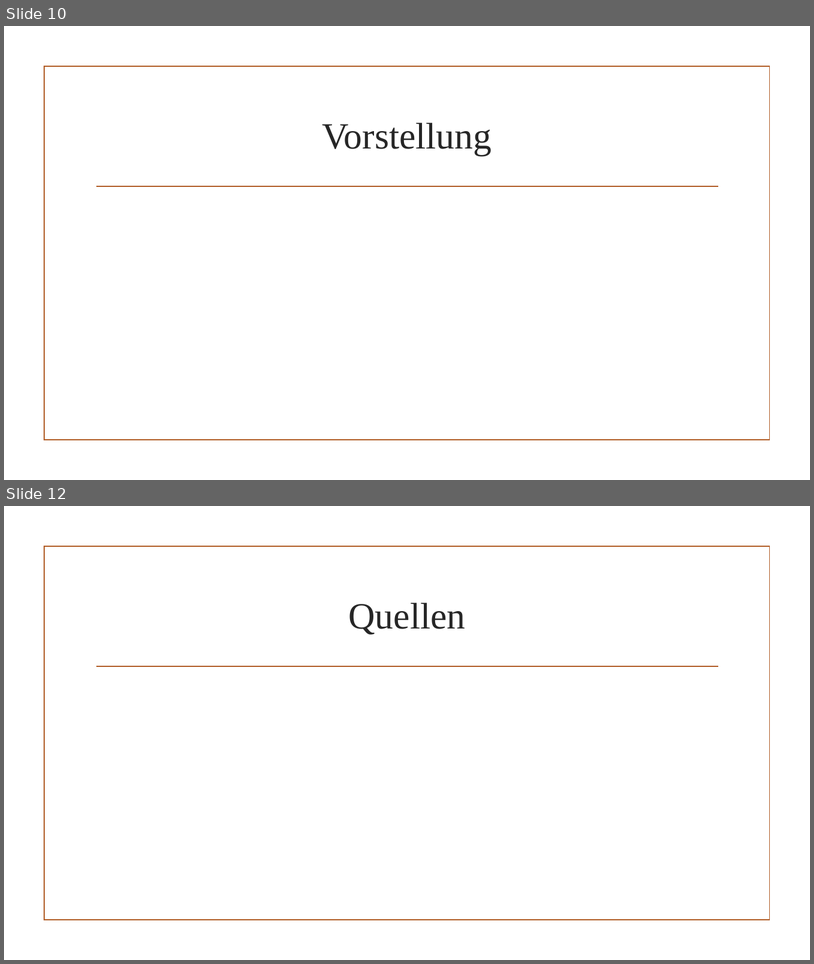
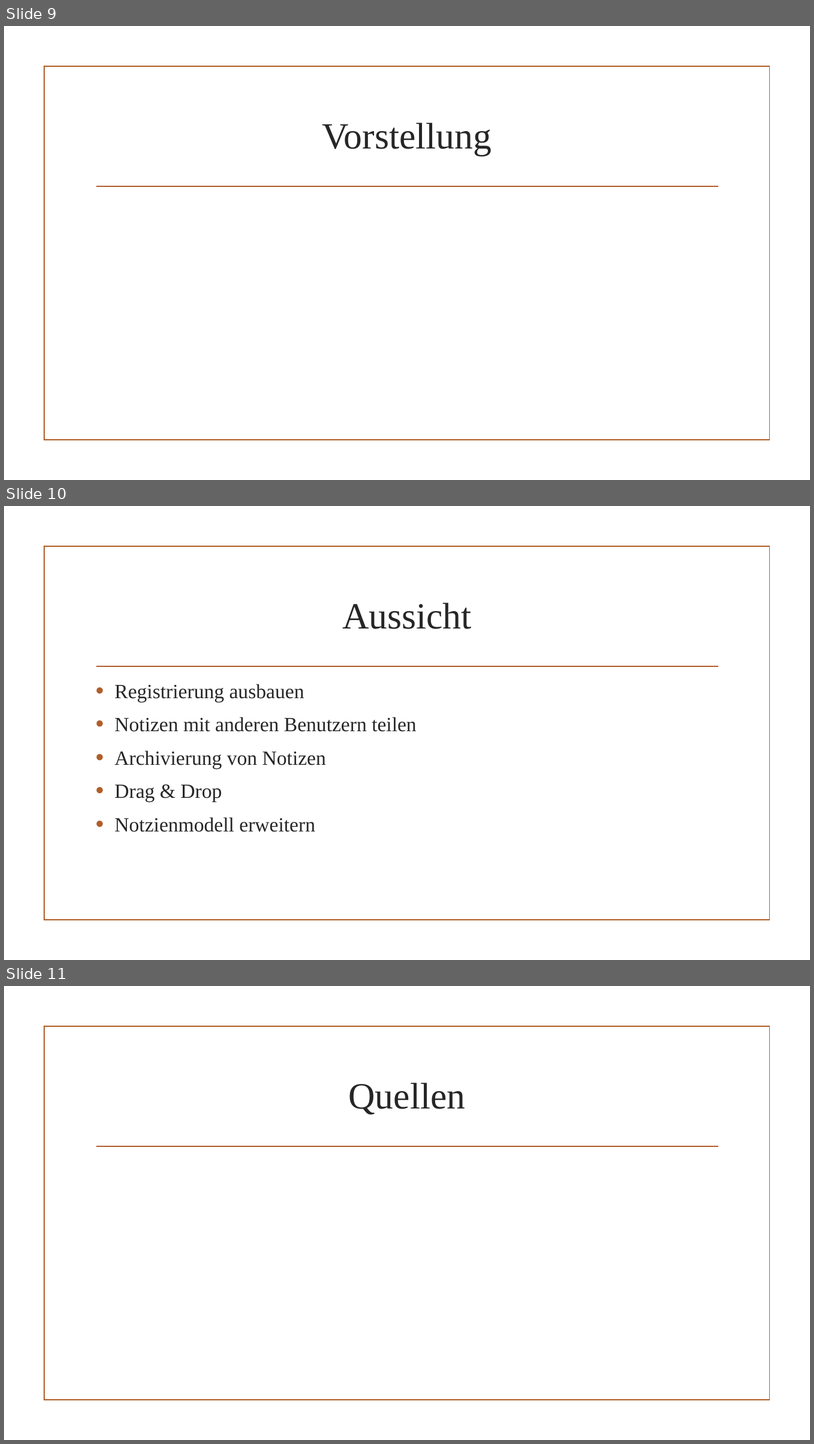
Before and after one commit to dertieran/MEAN-Notes, a slide deck: doc/Präsentation/MEAN Notes.pptx. Shown one above the other, each under a label of ours: slides 10 and 12 before the commit, slides 9, 10 and 11 after it; the slides between them are not shown. The pictures are 814x964 and 814x1444 pixels, drawn with LibreOffice and Linux fonts; fonts in the diff are those of the drawing; background and template pictures are left out. Boxes give left, top, right and bottom in pixels: in the first picture for what was removed or moved away, otherwise in the second. Text is boxed around its words. In the diff, an @@ line names an element or a change of style, - is before the commit and + after.

```diff
--- a/doc/Präsentation/MEAN Notes.pptx
+++ b/doc/Präsentation/MEAN Notes.pptx
@@ slide 10 added at [4,506,810,960], background picture (left out); not listed: 2 template elements that a slide beside it also shows @@
@@ title added at [342,603,471,629], 44 pt, text #262626 @@
+Aussicht
@@ text added at [114,684,417,832], 24 pt, text #262626 @@
+• Registrierung ausbauen
+• Notizen mit anderen Benutzern teilen
+• Archivierung von Notizen
+• Drag & Drop
+• Notzienmodell erweitern
@@ what was slide 10 is now slide 9 @@
@@ what was slide 12 is now slide 11 @@
```
Also in this commit, not shown: 2 slides changed, 1 other slide added, 3 slides removed, 1 other file.
